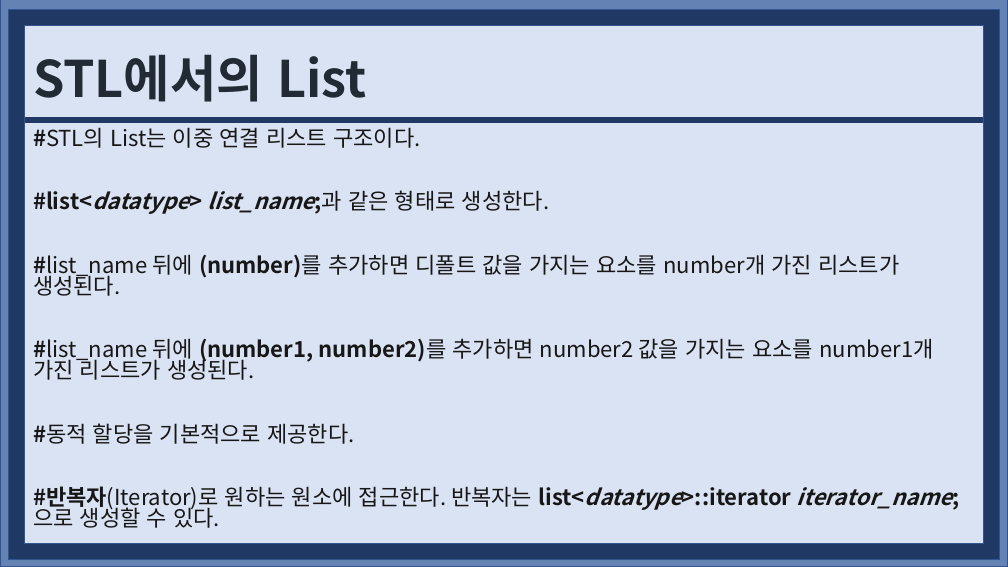
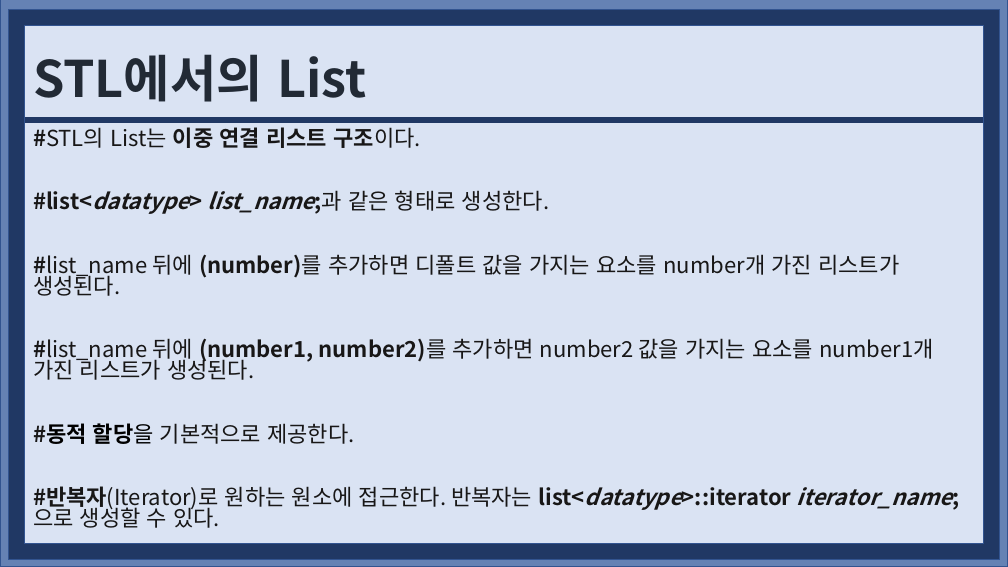
Before and after one commit to ycs-wikim/reference, a slide deck: slide 7 of ICPC/List(STL)/ICPC_List_201907010.pptx. Drawn at 1008x567 pixels with LibreOffice and Linux fonts; fonts in the diff are those of the drawing. Boxes give left, top, right and bottom in pixels: in the first picture for what was removed or moved away, otherwise in the second. Text is boxed around its words. In the diff, an @@ line names an element or a change of style, - is before the commit and + after.

```diff
--- a/ICPC/List(STL)/ICPC_List_201907010.pptx
+++ b/ICPC/List(STL)/ICPC_List_201907010.pptx
@@ text at <box>33,127,420,444</box>: bold on in "이중 연결 리스트 구조이다.", "#동적 할당을"; text colour #181717 to #000000 in "#동적 할당을" @@
```
Also in this commit, not shown: 1 other slide changed, 1 other file.
